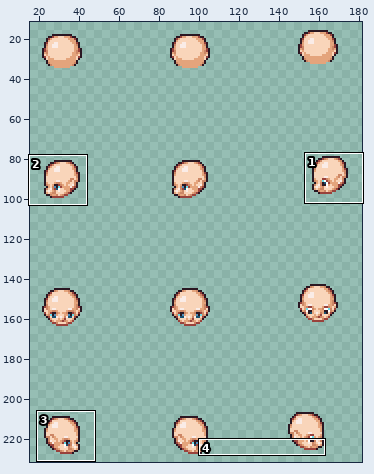
Sprite sheet: Characters/Heads (Adult)/Head 03 - Elderly/Emotes.png. The first picture is a wide view before the edit; the outline marks the close-up.
Close-up. As it was:
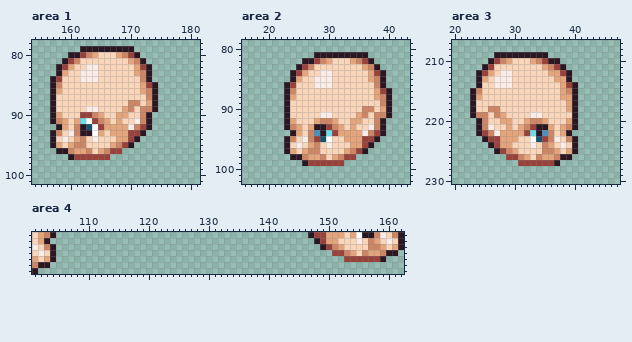
The file is 192x256 pixels. Shown: area 1: x 154..181, y 78..101; area 2: x 16..43, y 79..102; area 3: x 20..47, y 207..230; area 4: x 101..162, y 221..227. The wide view leaves out empty margins. The commit also changed other parts of the picture, which this record leaves out.
And afterwards:
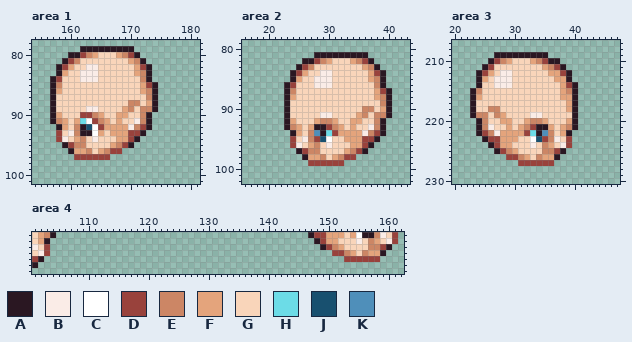
Palette (. is transparent): A #2a1722  B #faece7  C #ffffff  D #99423c  E #cc8665  F #e4a47c  G #f9d5ba  H #6cdce7  J #18506f  K #4f8fba
Edits made:
{"where": "area 1"}
{"y":93,"x":157,"old":"AE","new":".D"}
{"y":94,"x":157,"old":"AG","new":".D"}
{"y":95,"x":157,"old":"AFGF","new":"..AD"}
{"y":96,"x":158,"old":"AAE","new":"..A"}
{"y":97,"x":160,"old":"A","new":"."}
{"where": "area 2"}
{"y":95,"x":23,"old":"AE","new":".D"}
{"y":96,"x":23,"old":"AG","new":".D"}
{"y":97,"x":23,"old":"AFGF","new":"..AD"}
{"y":98,"x":24,"old":"AAE","new":"..A"}
{"y":99,"x":26,"old":"A","new":"."}
{"where": "area 3"}
{"y":223,"x":39,"old":"EA","new":"D."}
{"y":224,"x":39,"old":"GA","new":"D."}
{"y":225,"x":37,"old":"FGFA","new":"DA.."}
{"y":226,"x":37,"old":"EAA","new":"A.."}
{"y":227,"x":37,"old":"A","new":"."}
{"where": "area 4"}
{"y":221,"x":161,"old":"EA","new":"D."}
{"y":222,"x":161,"old":"GA","new":"D."}
{"y":223,"x":103,"old":"EA","new":"D."}
{"y":223,"x":159,"old":"FGFA","new":"DA.."}
{"y":224,"x":103,"old":"GA","new":"D."}
{"y":224,"x":159,"old":"EAA","new":"A.."}
{"y":225,"x":101,"old":"FGFA","new":"DA.."}
{"y":225,"x":159,"old":"A","new":"."}
{"y":226,"x":101,"old":"EAA","new":"A.."}
{"y":227,"x":101,"old":"A","new":"."}
{"label":"changed","picture_box":[50,130,74,160]}
{"label":"changed","picture_box":[284,136,308,166]}
{"label":"changed","picture_box":[554,136,578,166]}
{"label":"changed","picture_box":[380,232,404,262]}
{"label":"changed","picture_box":[32,244,56,274]}
